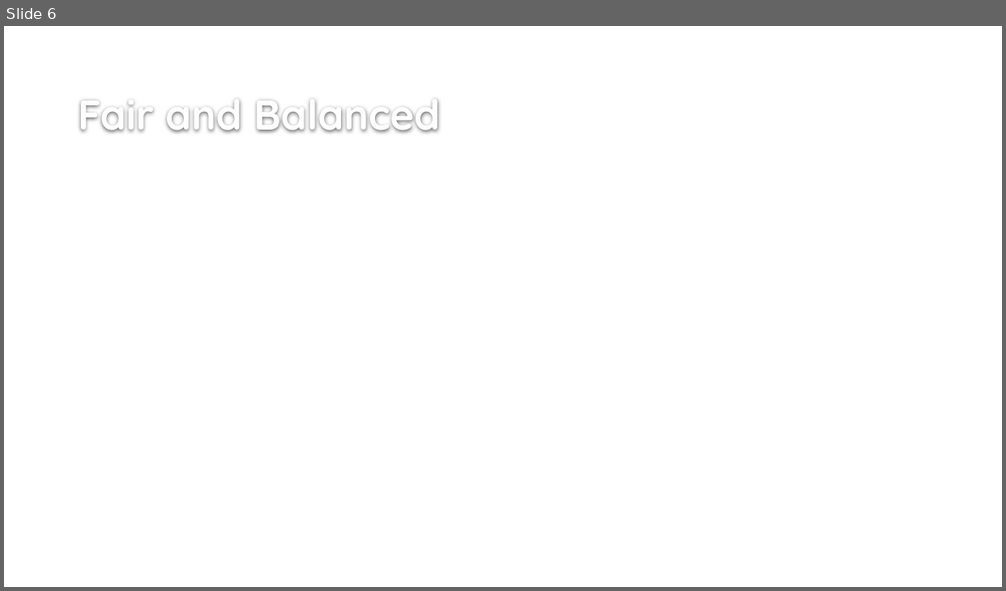
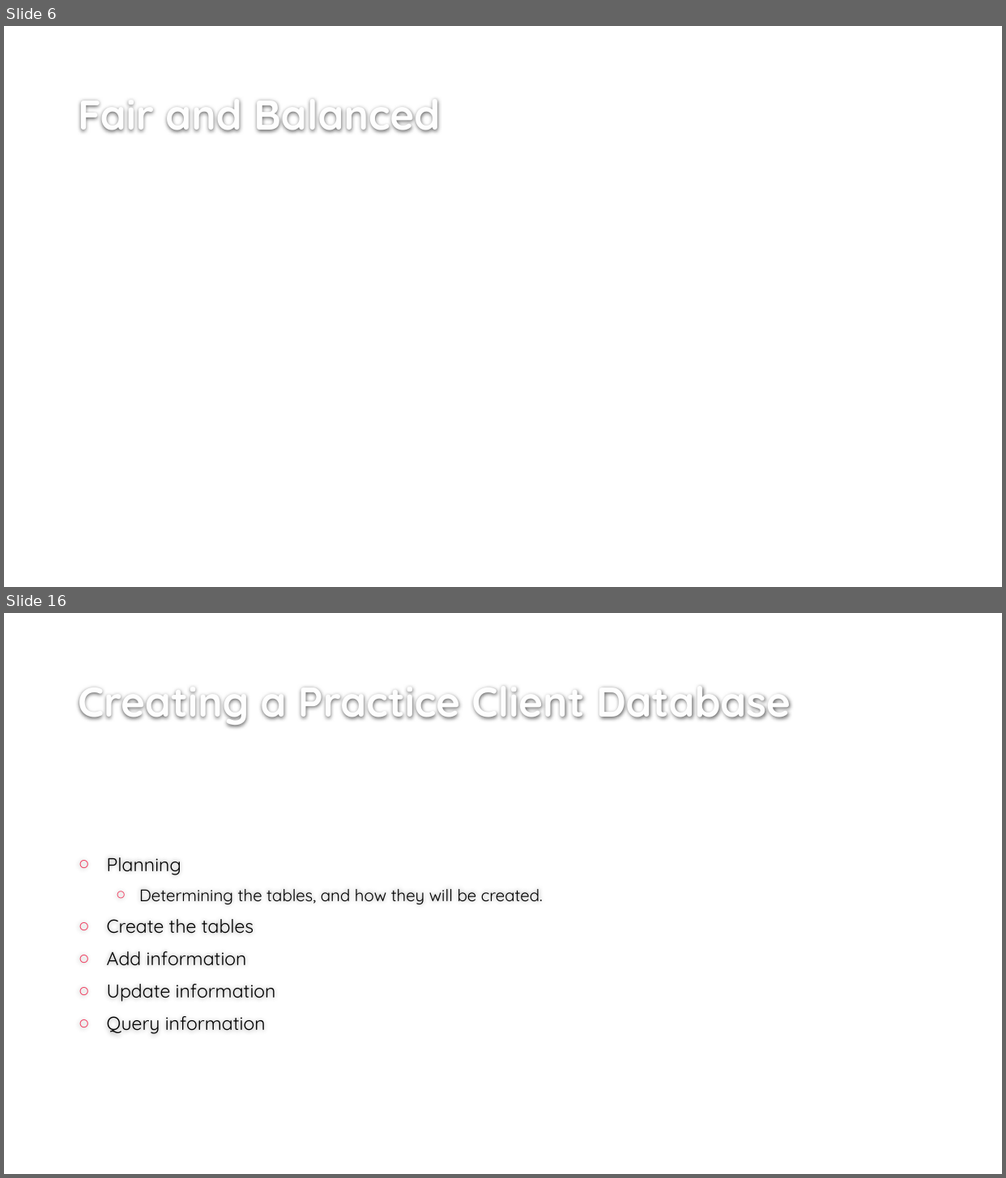
Before and after one commit to mtchem/GDI_Beginning_SQL, a slide deck: Beginning_SQL_pres.pptx. Shown one above the other, each under a label of ours: slide 6 before the commit, slides 6 and 16 after it; the slides between them are not shown. The pictures are 1006x591 and 1006x1178 pixels, drawn with LibreOffice and Linux fonts; fonts in the diff are those of the drawing; background and template pictures are left out. Boxes give left, top, right and bottom in pixels: in the first picture for what was removed or moved away, otherwise in the second. Text is boxed around its words. In the diff, an @@ line names an element or a change of style, - is before the commit and + after.

Commit message:
slide titles done

```diff
--- a/Beginning_SQL_pres.pptx
+++ b/Beginning_SQL_pres.pptx
@@ slide 16 added at [4,613,1002,1174], background #FFFFFF @@
@@ title added at [78,687,791,728], 40 pt, text #FEFEFE, bold @@
+Creating a Practice Client Database
@@ text added at [107,858,543,1034], 18 pt, text #000000 @@
+○ Planning
+  ○ Determining the tables, and how they will be created.
+○ Create the tables
+○ Add information
+○ Update information
+○ Query information
```
Also in this commit, not shown: 1 slide changed, 13 other slides added.
